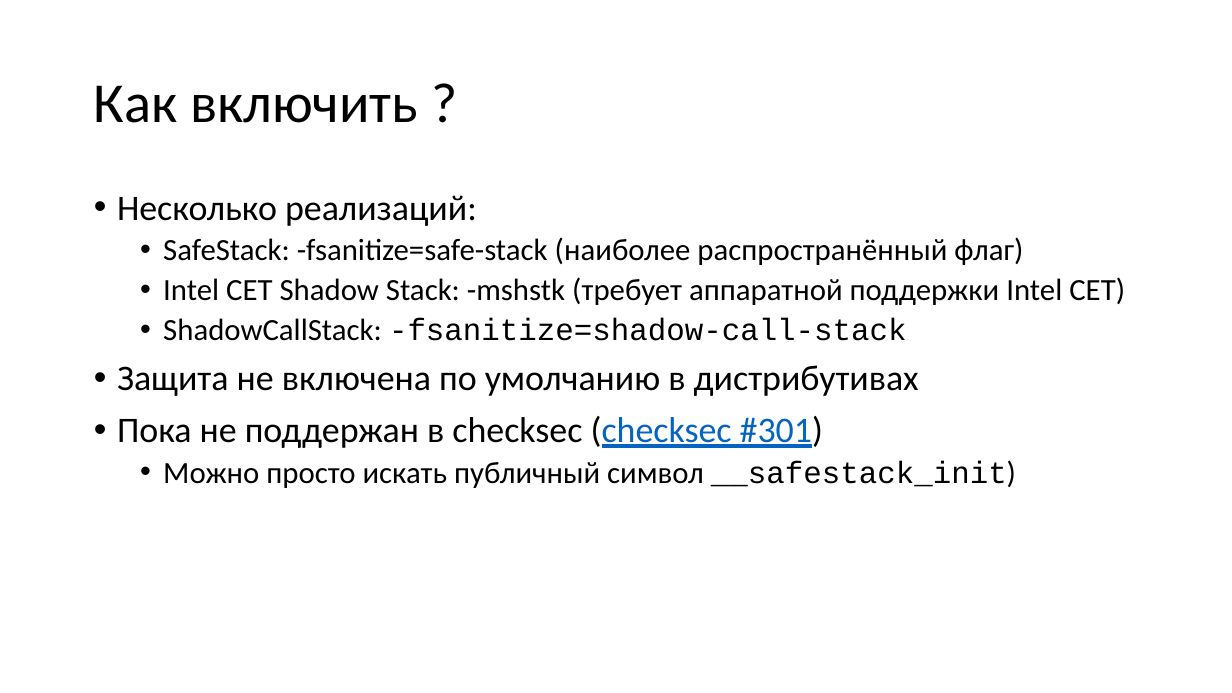
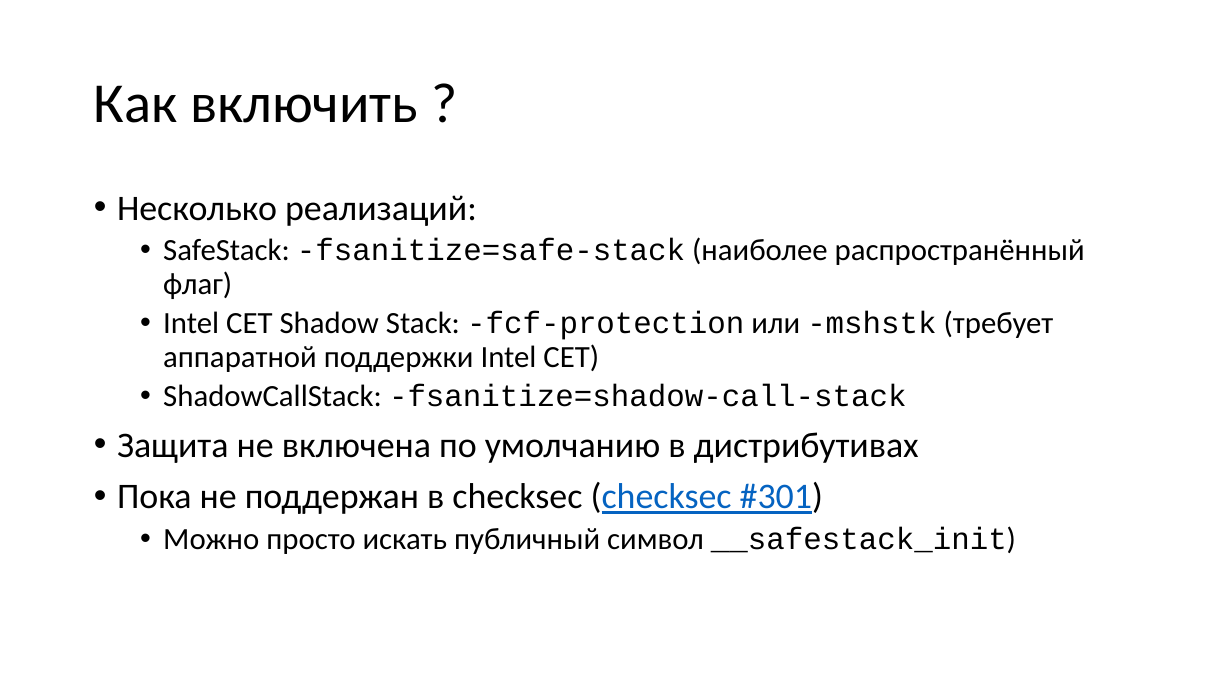
Before and after one commit to yugr/slides, a slide deck: slide 23 of CppZeroCost/2025/RU.pptx. Drawn at 1232x693 pixels with LibreOffice and Linux fonts; fonts in the diff are those of the drawing. Boxes give left, top, right and bottom in pixels: in the first picture for what was removed or moved away, otherwise in the second. Text is boxed around its words. In the diff, an @@ line names an element or a change of style, - is before the commit and + after.

```diff
--- a/CppZeroCost/2025/RU.pptx
+++ b/CppZeroCost/2025/RU.pptx
@@ text at bbox=[163, 237, 1085, 299]: font Calibri to Courier New in "-fsanitize=safe-stack" @@
@@ text at bbox=[163, 310, 1054, 372]: text changed @@
-  • Intel CET Shadow Stack: -mshstk (требует аппаратной поддержки Intel CET)
+  • Intel CET Shadow Stack: -fcf-protection или -mshstk (требует аппаратной поддержки Intel CET)
```
Also in this commit, not shown: 3 other slides changed, 2 other files.
